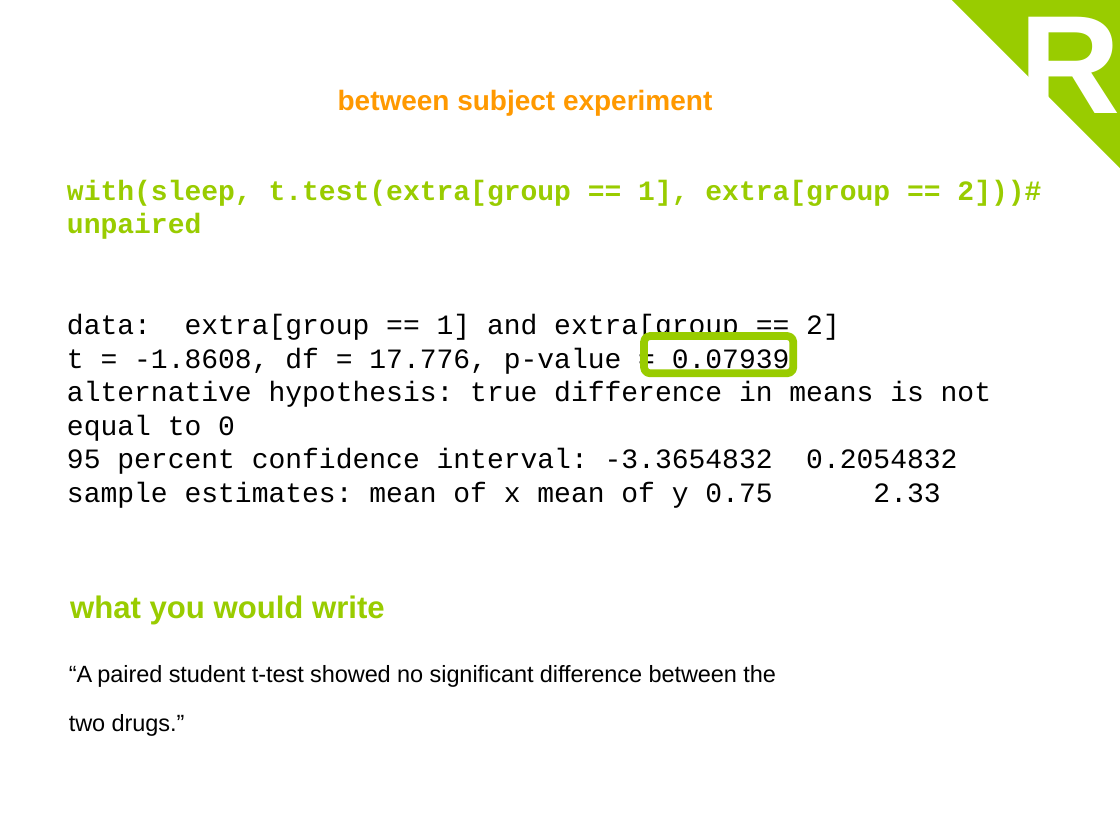
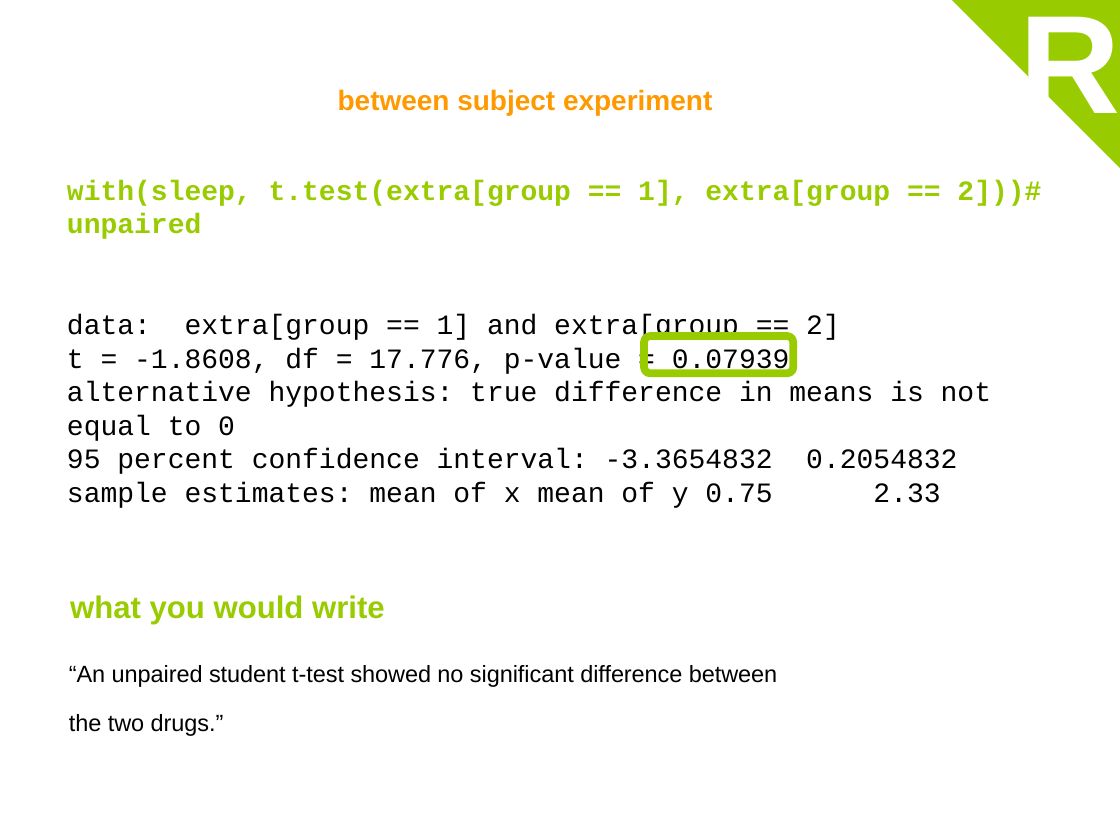
Before and after one commit to coms10011/2018_19, a slide deck: slide 52 of 12_comparing and ttest/12-Roudaut-stats-Comparing things-50min.pptx. Drawn at 1120x840 pixels with LibreOffice and Linux fonts; fonts in the diff are those of the drawing. Boxes give left, top, right and bottom in pixels: in the first picture for what was removed or moved away, otherwise in the second. Text is boxed around its words. In the diff, an @@ line names an element or a change of style, - is before the commit and + after.

```diff
--- a/12_comparing and ttest/12-Roudaut-stats-Comparing things-50min.pptx
+++ b/12_comparing and ttest/12-Roudaut-stats-Comparing things-50min.pptx
@@ text at box(69, 665, 777, 736): text changed @@
-“A paired student t-test showed no significant difference between the two drugs.”
+“An unpaired student t-test showed no significant difference between the two drugs.”
```
Also in this commit, not shown: 2 other files.
